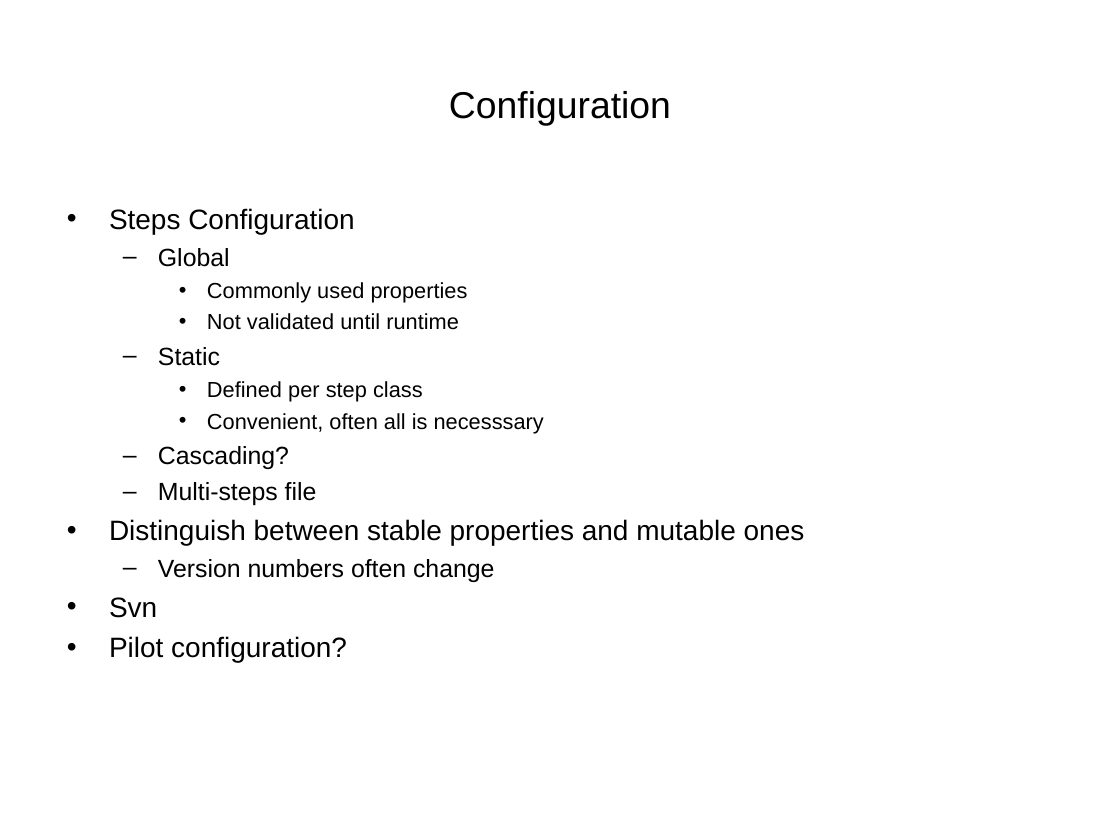
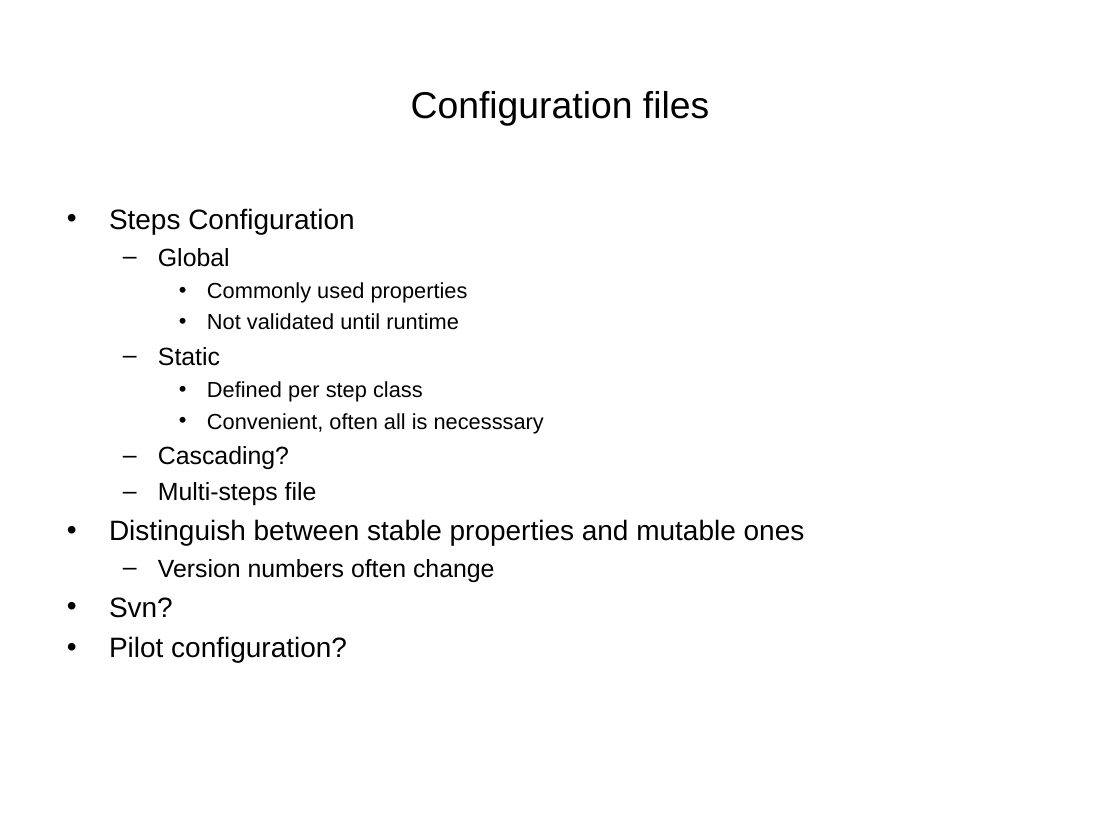
Before and after one commit to VEuPathDB/ApiCommonData, a slide deck: slide 16 of Load/doc/workflow/plasmodb/7.7/ApiWorkFlow.ppt (slide 14 before the commit). Drawn at 1120x840 pixels with LibreOffice and Linux fonts; fonts in the diff are those of the drawing. Boxes give left, top, right and bottom in pixels: in the first picture for what was removed or moved away, otherwise in the second. Text is boxed around its words. In the diff, an @@ line names an element or a change of style, - is before the commit and + after.

```diff
--- a/Load/doc/workflow/plasmodb/7.7/ApiWorkFlow.ppt
+++ b/Load/doc/workflow/plasmodb/7.7/ApiWorkFlow.ppt
@@ title at (411,91,709,126): text changed @@
-Configuration
+Configuration files
@@ text at (109,597,173,618): text changed @@
-• Svn
+• Svn?
```
Also in this commit, not shown: 7 other slides changed, 4 slides added, 1 slide removed, 4 other files.
